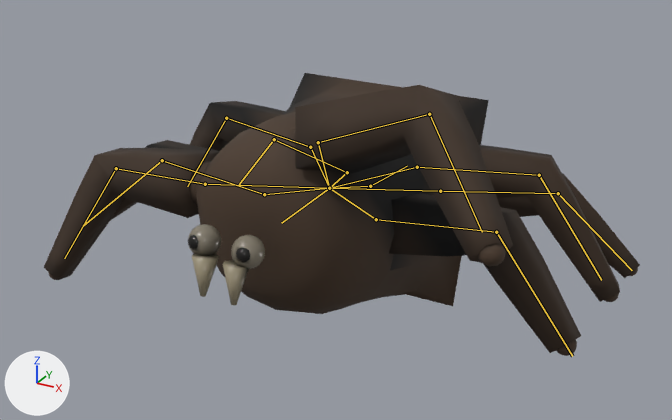
What one commit did to the glTF model public/models/madoromigumo.glb.
The view is the same before and after, from a camera (50 mm lens) standing at (0.533, -0.963, 0.563) and looking at (0.006, -0.005, 0.085). Every picture has the same lights, and +X, +Y and +Z are marked at lower left. The picture after the commit comes second. Both versions are drawn at frame 5 of the action 'attack'; the numbers are the values there. The bones that bend it are drawn over the model as lines.

Names of what the first picture shows: 'madoromigumo'.
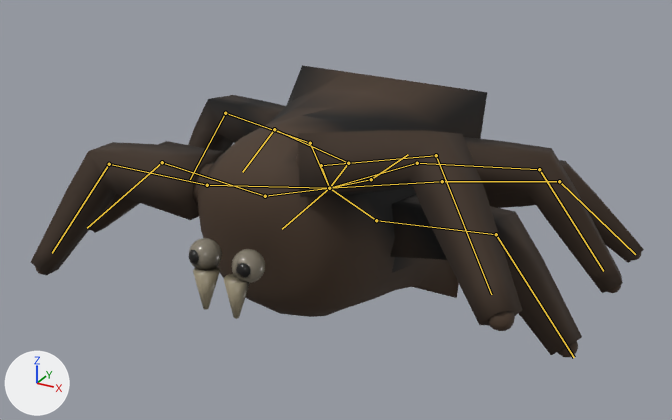
Pixel boxes [x1, y1, x2, y2] of what changed, in the pictures (672 x 420 px):
'madoromigumo', posed
    before: [44, 73, 640, 356]
    after: [31, 65, 644, 358]
bone 'body-head', root to tip
    before: (329, 188) to (281, 223)
    after: (329, 188) to (282, 229)
bone 'body-legA.L', root to tip
    before: (329, 188) to (205, 184)
    after: (329, 188) to (207, 185)
bone 'body-legA.R', root to tip
    before: (329, 188) to (318, 142)
    after: (329, 188) to (321, 165)

Edits to the bpy script that builds the scene:
```text
Change bone_body_head:
    where bone_body_head = bpy.data.objects['madoromigumo_arm'].pose.bones['body-head']
    bone_body_head.rotation_quaternion: (0.995, -0.097, 0.0, 0.0) -> (0.998, -0.061, 0.0, 0.0)  # degrees (-11, 0, 0) -> degrees (-7, 0, 0)
Change bone_body_lega_l:
    where bone_body_lega_l = bpy.data.objects['madoromigumo_arm'].pose.bones['body-legA.L']  # child of 'body-head'
    bone_body_lega_l.rotation_quaternion: (0.983, -0.173, 0.011, -0.062) -> (0.991, -0.122, 0.006, -0.048)  # degrees (-20, 0, -7) -> degrees (-14, 0, -5)
Change bone_body_lega_r:
    where bone_body_lega_r = bpy.data.objects['madoromigumo_arm'].pose.bones['body-legA.R']  # child of 'body-head'
    bone_body_lega_r.rotation_quaternion: (0.983, 0.173, 0.011, 0.062) -> (0.991, 0.122, 0.006, 0.048)  # degrees (20, 0, 7) -> degrees (14, 0, 6)
```
